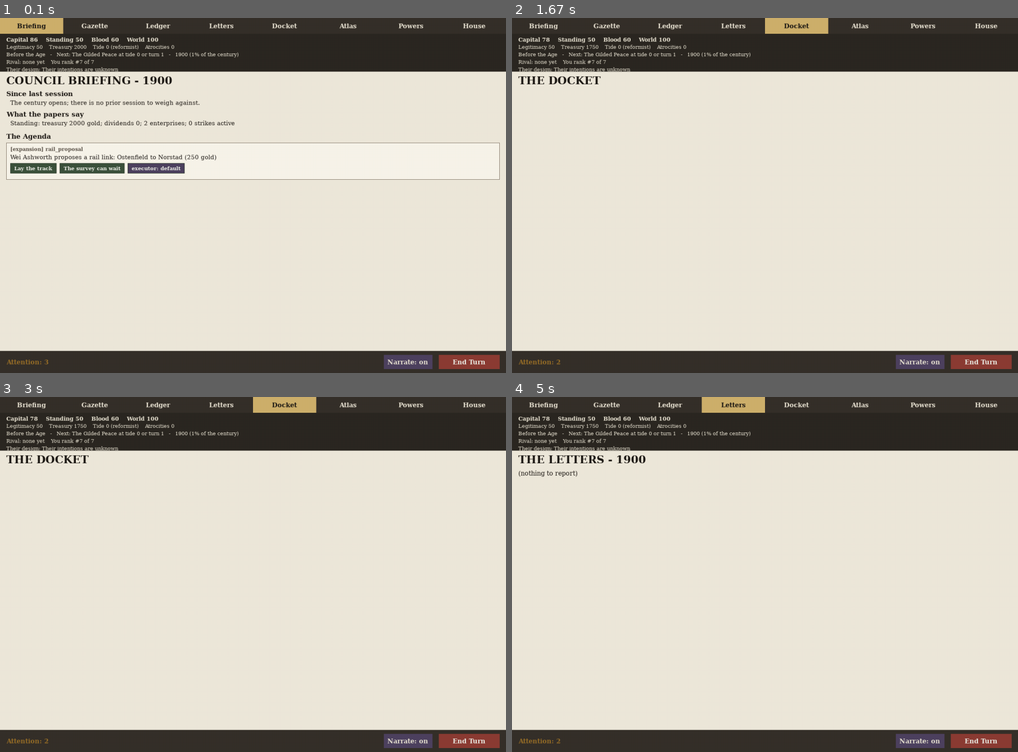
Above: before the commit, frames 1-4 (two rows, left to right).
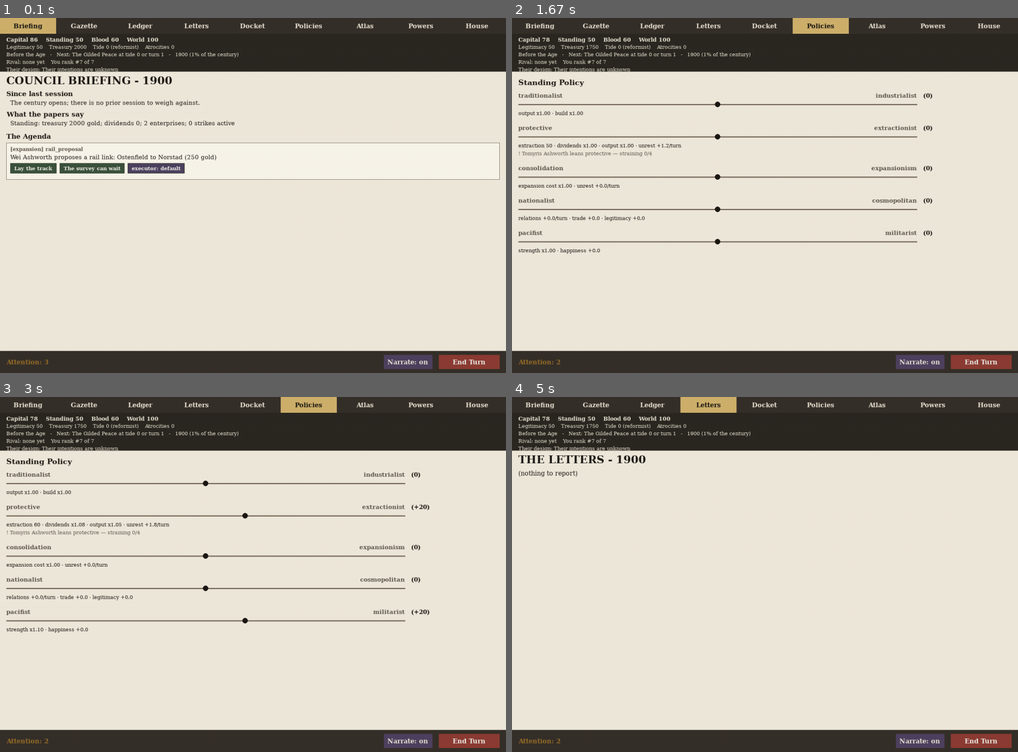
Above: after the commit, the same moments.

Repository: civersen222/Guilded-Age
Game: pygame game, started from gilded/__main__.py
Same seed, same stepped clock (60 frames per second), same inputs: the game is played once before the commit and once after it.
Inputs (mouse positions are in pixels of both pictures, inside the frame that each line leads up to):
- Up to frame 1 (0.1 s): no input
- Up to frame 2 (1.67 s): click "Lay the track" at 0.38 s; click (765, 216) at 0.72 s; click (820, 25) at 1.05 s, where only the run after the commit has a clickable "Policies"; click (952, 319) at 1.38 s
- Up to frame 3 (3 s): click (253, 617) at 2.22 s; click (237, 514) at 2.55 s
- Up to frame 4 (5 s): click "Briefing" at 3.88 s; click "Gazette" at 4.22 s; click "Ledger" at 4.55 s; click "Letters" at 4.88 s

The runs differ from the first frame. In frame 1, 0.7% of the frame differs, in the area x 2-97%, y 0-5%; in frame 2, 4.6%; in frame 3, 4.6%, in the area x 1-97%, y 0-67%; in frame 4, 1.0%.

Commit message:
feat(gilded): Policies tab — five dials with live effect lines and free set_stance

Diff:
--- a/gilded/tests/test_ui_app.py
+++ b/gilded/tests/test_ui_app.py
@@ -54,6 +54,15 @@
     assert all(x.pid != p.pid for x in g.docket_by_house[h])
 
 
+def test_set_stance_action_moves_the_dial_for_free():
+    state = _state()
+    g, h = state.game, state.house
+    attn_before = g.attention.get(h, 0)
+    app._apply_action(state, {"set_stance": ("labor", 40)})
+    assert g.directives[h].stances["labor"] == 40
+    assert g.attention.get(h, 0) == attn_before   # free — no attention spent
+
+
 def test_quicksave_writes_a_file(tmp_path):
     state = _state()
     state.save_path = str(tmp_path / "quick.pkl")
--- a/gilded/tests/test_ui_broadsheet.py
+++ b/gilded/tests/test_ui_broadsheet.py
@@ -18,7 +18,7 @@
 
 def test_tabs_shape():
     assert TABS == ("Briefing", "Gazette", "Ledger", "Letters",
-                    "Docket", "Atlas", "Powers", "House")
+                    "Docket", "Policies", "Atlas", "Powers", "House")
 
 
 def test_hud_rides_above_every_tab():
@@ -104,6 +104,20 @@
     assert v._exec_idx[pid] != before
 
 
+def test_policies_tab_draws_and_clicks():
+    g, v = _view()
+    v.active_tab = "Policies"
+    surf = pygame.Surface((1280, 900))
+    v.draw(surf)                                     # must not raise
+    assert v._dial_hits                              # dial hit-regions were built
+    rect, key = v._dial_hits[0]
+    action = v.handle_click((rect.centerx, rect.centery))
+    assert set(action) == {"set_stance"}
+    k, val = action["set_stance"]
+    assert k in ("capital", "labor", "expansion", "diplomacy", "war")
+    assert -100 <= val <= 100 and val % 10 == 0
+
+
 def test_atlas_click_selects_province():
     g, v = _view()
     v.active_tab = "Atlas"
--- a/gilded/ui/app.py
+++ b/gilded/ui/app.py
@@ -91,6 +91,11 @@
         g.attention[h] -= 1
         initiative(g, h, "establish_informant", executor, target_house=target)
         return
+    stance = action.get("set_stance")
+    if stance is not None:
+        key, value = stance
+        g.directives[h].set_stance(key, value)
+        return
     if "rule" in action:
         pid, option_key, exec_id = action["rule"]
         if g.attention.get(h, 0) <= 0:
--- a/gilded/ui/broadsheet.py
+++ b/gilded/ui/broadsheet.py
@@ -7,8 +7,9 @@
 each turn: the "Since last session" delta feed, the turn's papers, and the
 docket surfaced as an Agenda. The paper tabs (Gazette, Ledger, Letters) set
 papers.compose() in wrapped serif columns; the Docket tab and the Agenda share
-one petition-card renderer; the Atlas tab hands off to atlas_view; the House tab
-shows the court and the standing of the realm.
+one petition-card renderer; the Policies tab reads and sets the five standing
+directive dials; the Atlas tab hands off to atlas_view; the House tab shows the
+court and the standing of the realm.
 
 The view is a CLIENT. handle_click() never touches the game - it returns an
 action dict (or None) and lets app.py apply it. Executor cycling is the one
@@ -29,7 +30,7 @@
 from gilded.ui.atlas_view import (
     OCEAN_COLOR, draw_atlas, pick_province, province_panel_lines)
 
-TABS = ("Briefing", "Gazette", "Ledger", "Letters", "Docket", "Atlas", "Powers", "House")
+TABS = ("Briefing", "Gazette", "Ledger", "Letters", "Docket", "Policies", "Atlas", "Powers", "House")
 
 TAB_H = 40
 HUD_H = 96
@@ -105,6 +106,7 @@
         self._narrate_rect: Optional[pygame.Rect] = None
         self._option_hits: List[Tuple[pygame.Rect, tuple]] = []
         self._exec_hits: List[Tuple[pygame.Rect, int]] = []
+        self._dial_hits: List[Tuple[pygame.Rect, str]] = []
         self._atlas_polys: Dict[int, List[Tuple[int, int]]] = {}
         self._w = 0
         self._h = 0
@@ -131,6 +133,7 @@
         self._w, self._h = surface.get_size()
         self._option_hits = []
         self._exec_hits = []
+        self._dial_hits = []
         surface.fill(PAPER_BG)
         content = pygame.Rect(0, TAB_H + HUD_H, self._w,
                               self._h - TAB_H - HUD_H - BOTTOM_H)
@@ -143,6 +146,8 @@
             self._draw_paper(surface, content)
         elif self.active_tab == "Docket":
             self._draw_docket(surface, content)
+        elif self.active_tab == "Policies":
+            self._draw_policies(surface, content)
         elif self.active_tab == "Powers":
             self._draw_powers(surface, content)
         elif self.active_tab == "House":
@@ -364,6 +369,88 @@
         y = content.y + 6 + title.get_height() + 10
         self._draw_petition_cards(surface, content, y)
 
+    def _draw_policies(self, surface, content) -> None:
+        from gilded import policy
+        from gilded.society import labor
+        from gilded.directives import (DIRECTIVE_KEYS, DIRECTIVE_CONVICTION,
+                                        friction, FRICTION_THRESHOLD)
+        from gilded.docket import DOMAIN_SEAT
+
+        POLES = {
+            "capital": ("traditionalist", "industrialist"),
+            "labor": ("protective", "extractionist"),
+            "expansion": ("consolidation", "expansionism"),
+            "diplomacy": ("nationalist", "cosmopolitan"),
+            "war": ("pacifist", "militarist"),
+        }
+        h = self.house
+        eff = policy.effects(self.game, h)
+        directives = self.game.directives[h]
+        realm = self.game.realms[h]
+        title = _font(22, bold=True)
+        label = _font(17, bold=True)
+        small = _font(15)
+        x = content.x + PAD
+        w = content.width - 2 * PAD
+        y = content.y + PAD
+        surface.blit(title.render("Standing Policy", True, INK), (x, y))
+        y += title.get_height() + 12
+        track_w = w - 240
+        for key in DIRECTIVE_KEYS:
+            left, right = POLES[key]
+            stance = directives.stances.get(key, 0)
+            # label row
+            surface.blit(label.render(f"{left}", True, FADED), (x, y))
+            rlabel = label.render(right, True, FADED)
+            surface.blit(rlabel, (x + track_w - rlabel.get_width(), y))
+            sign = f"(+{stance})" if stance > 0 else f"({stance})"
+            surface.blit(label.render(sign, True, INK), (x + track_w + 16, y))
+            y += label.get_height() + 6
+            # track + marker
+            track_y = y + 8
+            pygame.draw.line(surface, CARD_EDGE, (x, track_y),
+                             (x + track_w, track_y), 3)
+            frac = (stance + 100) / 200.0
+            mx = int(x + frac * track_w)
+            pygame.draw.circle(surface, INK, (mx, track_y), 7)
+            track_rect = pygame.Rect(x, track_y - 12, track_w, 24)
+            self._dial_hits.append((track_rect, key))
+            y += 22
+            # live effect line (displayed == applied)
+            if key == "labor":
+                lvl = eff.extraction_level
+                line = (f"extraction {lvl} · dividends x"
+                        f"{labor.dividend_multiplier(lvl):.2f} · output x"
+                        f"{labor.production_multiplier(lvl):.2f} · unrest +"
+                        f"{labor.unrest_gain(lvl):.1f}/turn")
+            elif key == "capital":
+                line = (f"output x{eff.output_mod:.2f} · build x"
+                        f"{eff.build_speed_mod:.2f}")
+            elif key == "expansion":
+                line = (f"expansion cost x{eff.expand_cost_mod:.2f} · unrest +"
+                        f"{max(0.0, eff.unrest_add):.1f}/turn")
+            elif key == "war":
+                line = (f"strength x{eff.strength_mod:.2f} · happiness "
+                        f"{eff.happiness_mod:+.1f}")
+            else:  # diplomacy
+                line = (f"relations {eff.relations_drift:+.1f}/turn · trade +"
+                        f"{eff.trade_income:.1f} · legitimacy "
+                        f"{eff.legitimacy_mod:+.1f}")
+            surface.blit(small.render(line, True, INK), (x, y))
+            y += small.get_height() + 4
+            # friction flag
+            seat = realm.court.positions.get(DOMAIN_SEAT[key])
+            if seat is not None and getattr(seat, "is_alive", False):
+                conviction = seat.dispositions.get(DIRECTIVE_CONVICTION[key], 0.0)
+                if friction(stance, conviction) > 0:
+                    turns = directives.friction_turns.get(key, 0)
+                    flag = (f"! {seat.name} leans "
+                            f"{left if conviction < 0 else right} — straining "
+                            f"{turns}/4")
+                    surface.blit(small.render(flag, True, FADED), (x, y))
+                    y += small.get_height() + 4
+            y += 16
+
     def _draw_atlas(self, surface) -> None:
         surface.fill(OCEAN_COLOR)
         self._atlas_polys = draw_atlas(surface, self.game, self.selected_pid)
@@ -462,6 +549,13 @@
                 if rect.collidepoint(pos):
                     _, pid, key, exec_id = action
                     return {"rule": (pid, key, exec_id)}
+        if self.active_tab == "Policies":
+            for rect, key in self._dial_hits:
+                if rect.collidepoint(pos):
+                    frac = (pos[0] - rect.x) / rect.width
+                    value = int(round((frac * 200 - 100) / 10.0)) * 10
+                    value = max(-100, min(100, value))
+                    return {"set_stance": (key, value)}
         if self.active_tab == "Atlas":
             pid = pick_province(self.game.atlas, self._atlas_polys, pos)
             if pid is not None:
